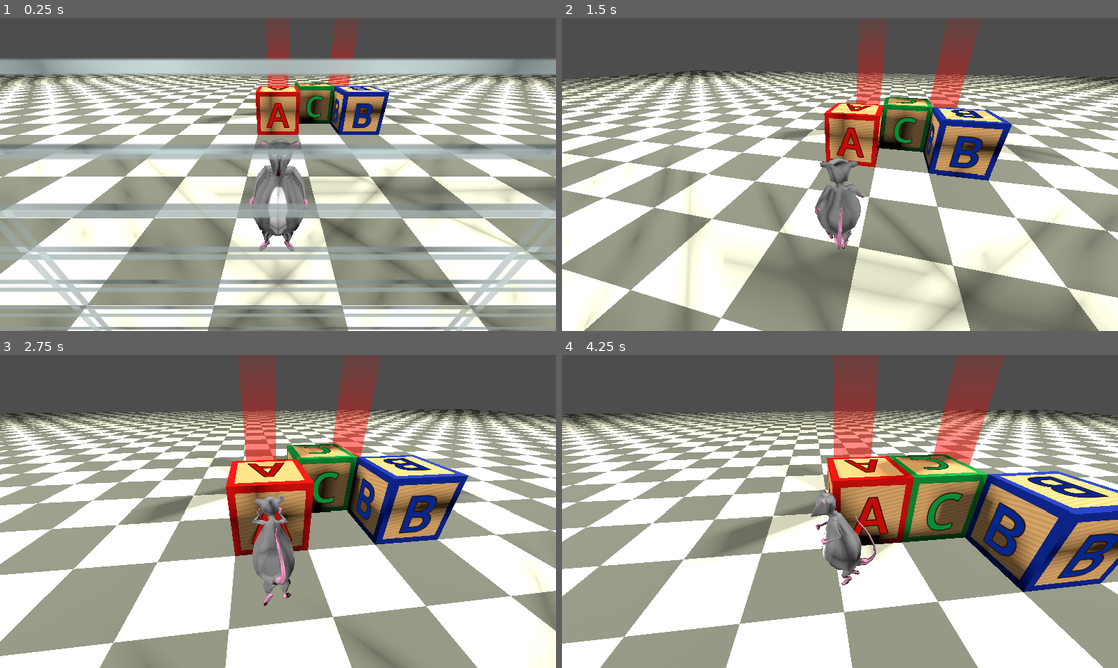
Above: before the commit, frames 1-4 (two rows, left to right).
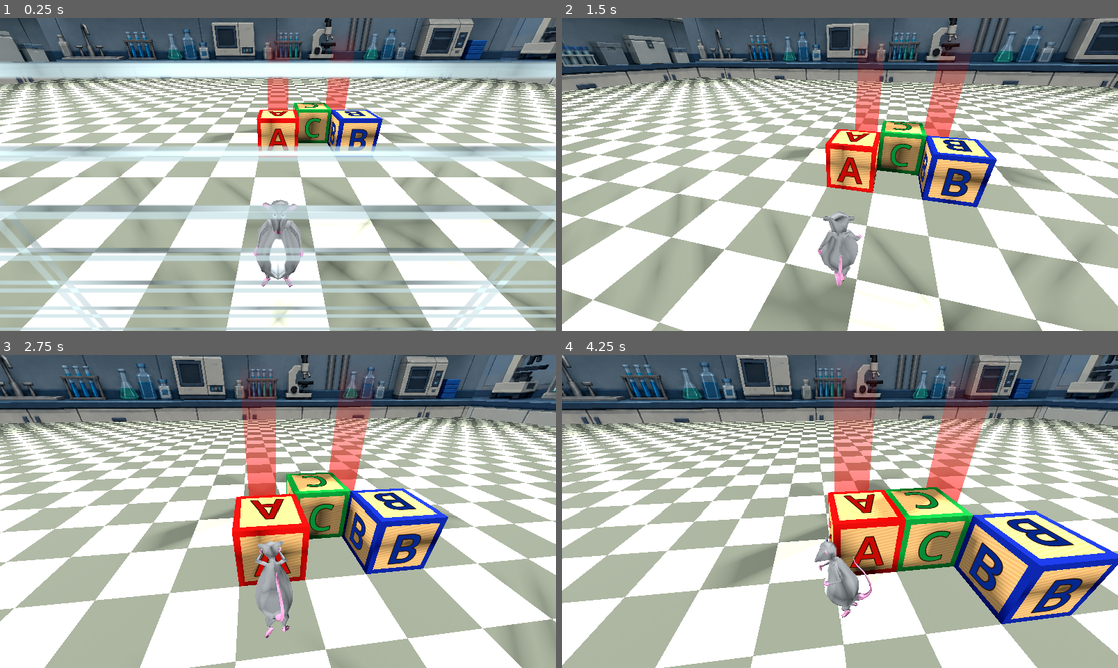
Above: after the commit, the same moments.

Repository: carsonthorne/gumpjam-2026
Game: Godot game, scene res://scenes/main.tscn
Same seed, same stepped clock (60 frames per second), same inputs: the game is played once before the commit and once after it.
Inputs (mouse positions are in pixels of both pictures, inside the frame that each line leads up to):
- Up to frame 1 (0.25 s): no input
- Up to frame 2 (1.5 s): move the mouse to (867, 174) at 0.52 s; hold E (interact) 0.53-1.28 s; hold W (move_forward) from 0.53 s (still down); click (867, 174) at 0.67 s; move the mouse to (812, 174) at 1.27 s; tap Shift (run) at 1.35 s
- Up to frame 3 (2.75 s): keep holding W (move_forward); move the mouse to (289, 505) at 2.02 s; hold Tab (toggle_mouse_capture) from 2.03 s (still down)
- Up to frame 4 (4.25 s): move the mouse to (812, 574) at 2.77 s; release Tab (toggle_mouse_capture) at 2.78 s; tap E (interact) at 2.85 s; click (812, 574) at 2.92 s; move the mouse to (1006, 558) at 3.52 s; release W (move_forward) at 3.53 s; hold A (move_left) from 3.53 s (still down); hold Shift (run) from 3.53 s (still down)

The runs differ from the first frame. In frame 1, 73% of the frame differs, in the area x 0-100%, y 0-100%; in frame 2, 74%; in frame 3, 77%; in frame 4, 80%.

Commit message:
added science lab backdrops

Diff:
--- a/scenes/main.tscn
+++ b/scenes/main.tscn
@@ -7,6 +7,57 @@
 [ext_resource type="PackedScene" path="res://scenes/target_tile.tscn" id="5_target"]
 [ext_resource type="Script" uid="uid://b7tbnujc4t6ba" path="res://scripts/level_goal.gd" id="6_goal"]
 [ext_resource type="PackedScene" path="res://scenes/chain_link_fence.tscn" id="7_o6xl0"]
+[ext_resource type="Texture2D" uid="uid://bmjyapwu6rns5" path="res://assets/backdrops/lab_wall_north.png" id="8_north"]
+[ext_resource type="Texture2D" uid="uid://cvxvqmhhadw0d" path="res://assets/backdrops/lab_wall_bench.png" id="9_bench"]
+[ext_resource type="Texture2D" uid="uid://c8iebyx6n5as2" path="res://assets/backdrops/lab_wall_rat_cages.png" id="10_rat_cages"]
+[ext_resource type="Texture2D" uid="uid://dod6itsmrlppv" path="res://assets/backdrops/lab_wall_door.png" id="11_door"]
+
+[sub_resource type="Environment" id="Environment_lab"]
+background_mode = 1
+background_color = Color(0.15, 0.17, 0.18, 1)
+ambient_light_source = 2
+ambient_light_color = Color(0.6, 0.68, 0.74, 1)
+ambient_light_energy = 0.18
+
+[sub_resource type="StandardMaterial3D" id="StandardMaterial3D_lab_north"]
+cull_mode = 2
+shading_mode = 0
+albedo_texture = ExtResource("8_north")
+texture_filter = 0
+
+[sub_resource type="QuadMesh" id="QuadMesh_lab_north"]
+material = SubResource("StandardMaterial3D_lab_north")
+size = Vector2(52, 29.25)
+
+[sub_resource type="StandardMaterial3D" id="StandardMaterial3D_lab_bench"]
+cull_mode = 2
+shading_mode = 0
+albedo_texture = ExtResource("9_bench")
+texture_filter = 0
+
+[sub_resource type="QuadMesh" id="QuadMesh_lab_bench"]
+material = SubResource("StandardMaterial3D_lab_bench")
+size = Vector2(52, 29.25)
+
+[sub_resource type="StandardMaterial3D" id="StandardMaterial3D_lab_rat_cages"]
+cull_mode = 2
+shading_mode = 0
+albedo_texture = ExtResource("10_rat_cages")
+texture_filter = 0
+
+[sub_resource type="QuadMesh" id="QuadMesh_lab_rat_cages"]
+material = SubResource("StandardMaterial3D_lab_rat_cages")
+size = Vector2(52, 29.25)
+
+[sub_resource type="StandardMaterial3D" id="StandardMaterial3D_lab_door"]
+cull_mode = 2
+shading_mode = 0
+albedo_texture = ExtResource("11_door")
+texture_filter = 0
+
+[sub_resource type="QuadMesh" id="QuadMesh_lab_door"]
+material = SubResource("StandardMaterial3D_lab_door")
+size = Vector2(52, 29.25)
 
 [sub_resource type="BoxShape3D" id="BoxShape3D_hqe12"]
 size = Vector3(60, 2, 60)
@@ -23,6 +74,27 @@
 size = Vector3(60, 2, 60)
 
 [node name="Main" type="Node" unique_id=834489795]
+
+[node name="WorldEnvironment" type="WorldEnvironment" parent="." unique_id=2125649121]
+environment = SubResource("Environment_lab")
+
+[node name="LabBackdrop" type="Node3D" parent="." unique_id=1409009789]
+
+[node name="NorthLabWall" type="MeshInstance3D" parent="LabBackdrop" unique_id=1485208912]
+transform = Transform3D(1, 0, 0, 0, 1, 0, 0, 0, 1, 0, 7.5, -26)
+mesh = SubResource("QuadMesh_lab_north")
+
+[node name="EastBenchWall" type="MeshInstance3D" parent="LabBackdrop" unique_id=1460012059]
+transform = Transform3D(-4.371139e-08, 0, -1, 0, 1, 0, 1, 0, -4.371139e-08, 26, 7.5, 0)
+mesh = SubResource("QuadMesh_lab_bench")
+
+[node name="SouthRatCageWall" type="MeshInstance3D" parent="LabBackdrop" unique_id=562605996]
+transform = Transform3D(-1, 0, -8.742278e-08, 0, 1, 0, 8.742278e-08, 0, -1, 0, 7.5, 26)
+mesh = SubResource("QuadMesh_lab_rat_cages")
+
+[node name="WestDoorWall" type="MeshInstance3D" parent="LabBackdrop" unique_id=877216840]
+transform = Transform3D(-4.371139e-08, 0, 1, 0, 1, 0, -1, 0, -4.371139e-08, -26, 7.5, 0)
+mesh = SubResource("QuadMesh_lab_door")
 
 [node name="Ground" type="StaticBody3D" parent="." unique_id=171184494]
 transform = Transform3D(1, 0, 0, 0, 1, 0, 0, 0, 1, 0, -1, 0)
--- a/scenes/player.tscn
+++ b/scenes/player.tscn
@@ -48,7 +48,7 @@
 shape = SubResource("CapsuleShape3D_hqe12")
 
 [node name="CameraPivot" type="Node3D" parent="." unique_id=1263533875]
-transform = Transform3D(1, 0, 0, 0, 1, 0, 0, 0, 1, 0, 0.8954823, 0)
+transform = Transform3D(1, 0, 0, 0, 1, 0, 0, 0, 1, 0, 1.5, 0)
 script = ExtResource("2_g2els")
 min_vertical_angle = -0.5235987755982988
 max_vertical_angle = -0.5235987755982988
Binary file added: assets/backdrops/lab_wall_bench.png
Not shown, added: assets/backdrops/lab_wall_bench.png.import
Binary file added: assets/backdrops/lab_wall_door.png
Not shown, added: assets/backdrops/lab_wall_door.png.import
Binary file added: assets/backdrops/lab_wall_north.png
Not shown, added: assets/backdrops/lab_wall_north.png.import
Binary file added: assets/backdrops/lab_wall_rat_cages.png
Not shown, added: assets/backdrops/lab_wall_rat_cages.png.import
Not shown: 1 places in scenes/player.tscn that only renumber resources
